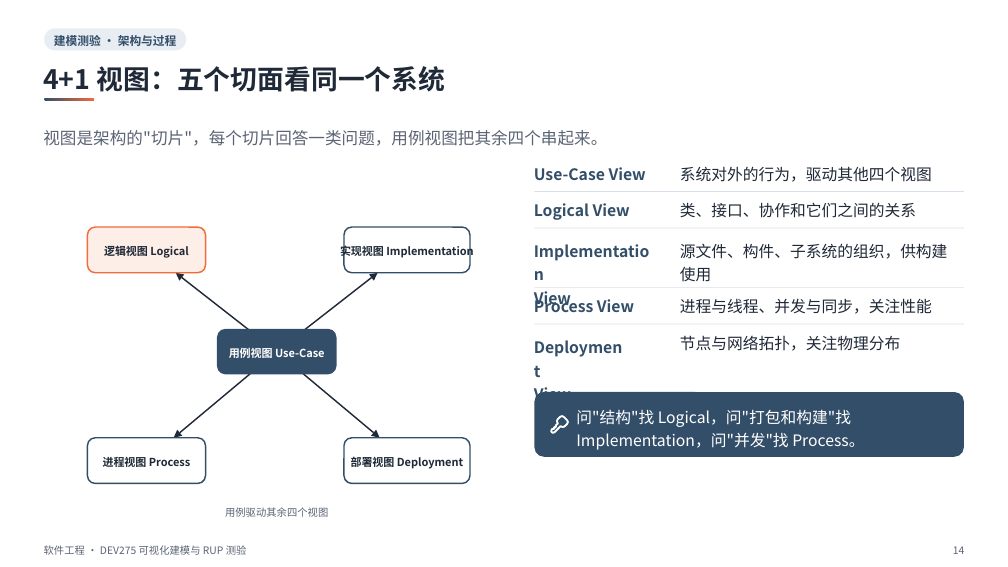
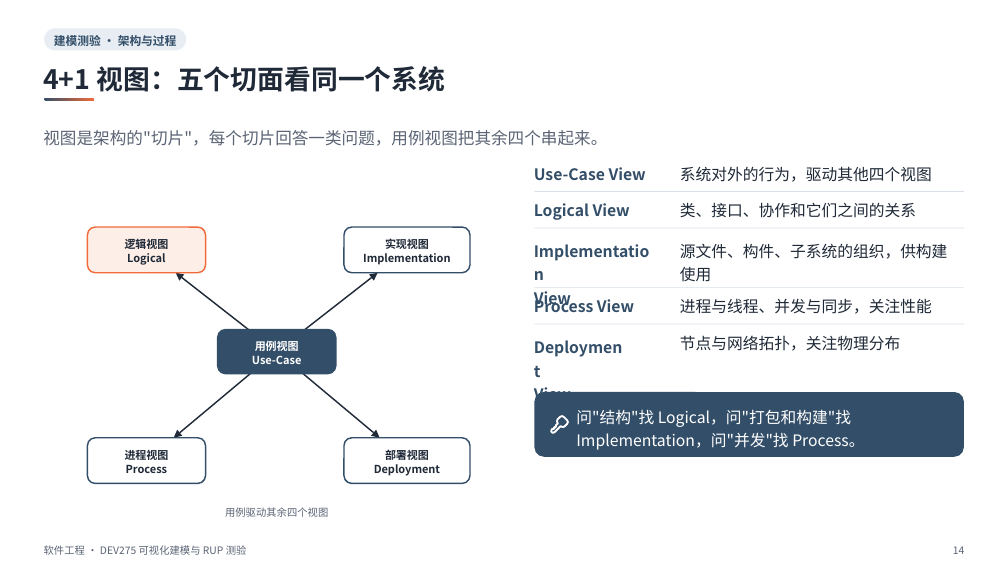
Before and after one commit to sweetcornna/JLU-remake, a slide deck: slide 14 of 大三上/软件工程/重制版PPT/DEV275 可视化建模与 RUP 测验（重制版）.pptx. Drawn at 1008x567 pixels with LibreOffice and Linux fonts; fonts in the diff are those of the drawing. Boxes give left, top, right and bottom in pixels: in the first picture for what was removed or moved away, otherwise in the second. Text is boxed around its words. In the diff, an @@ line names an element or a change of style, - is before the commit and + after.

```diff
--- a/大三上/软件工程/重制版PPT/DEV275 可视化建模与 RUP 测验（重制版）.pptx
+++ b/大三上/软件工程/重制版PPT/DEV275 可视化建模与 RUP 测验（重制版）.pptx
@@ text at box(125, 237, 169, 252): text changed @@
-逻辑视图 Logical
+逻辑视图
@@ text at box(385, 237, 429, 252): text changed @@
-实现视图 Implementation
+实现视图
@@ text at box(255, 339, 299, 354): text changed @@
-用例视图 Use-Case
+用例视图
@@ text at box(125, 448, 169, 463): text changed @@
-进程视图 Process
+进程视图
@@ text at box(385, 448, 429, 463): text changed @@
-部署视图 Deployment
+部署视图
@@ group added at box(126, 253, 450, 476): 5 texts @@
+Logical
+Implementation
+Use-Case
+Process
+Deployment
```
Also in this commit, not shown: 7 other slides changed, 3 other files.
